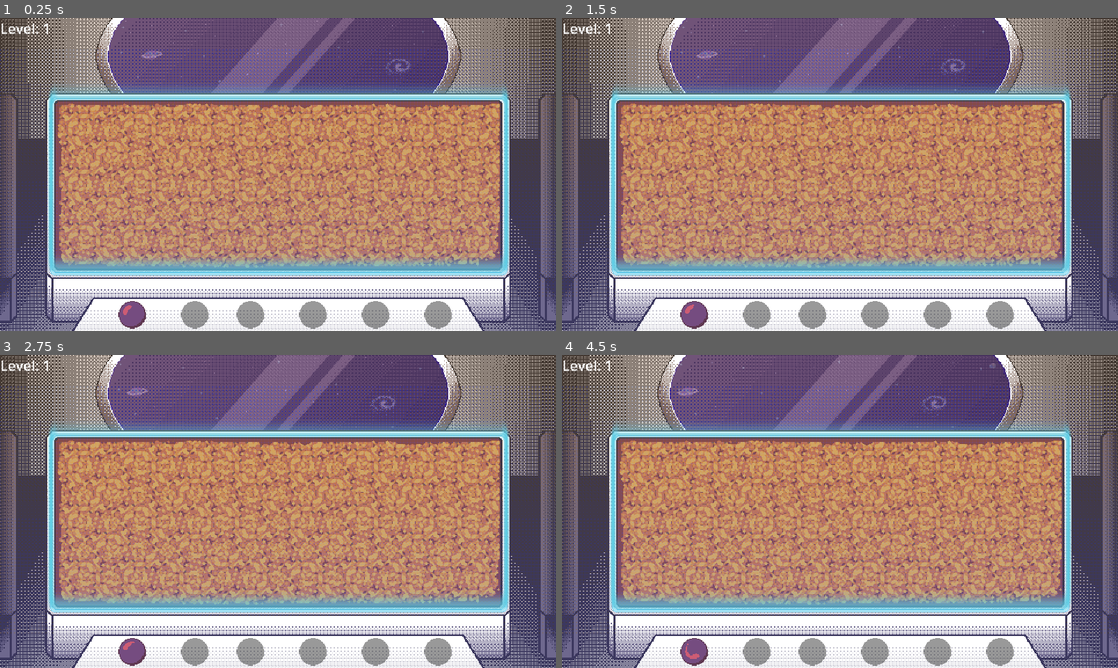
Above: before the commit, frames 1-4 (two rows, left to right).
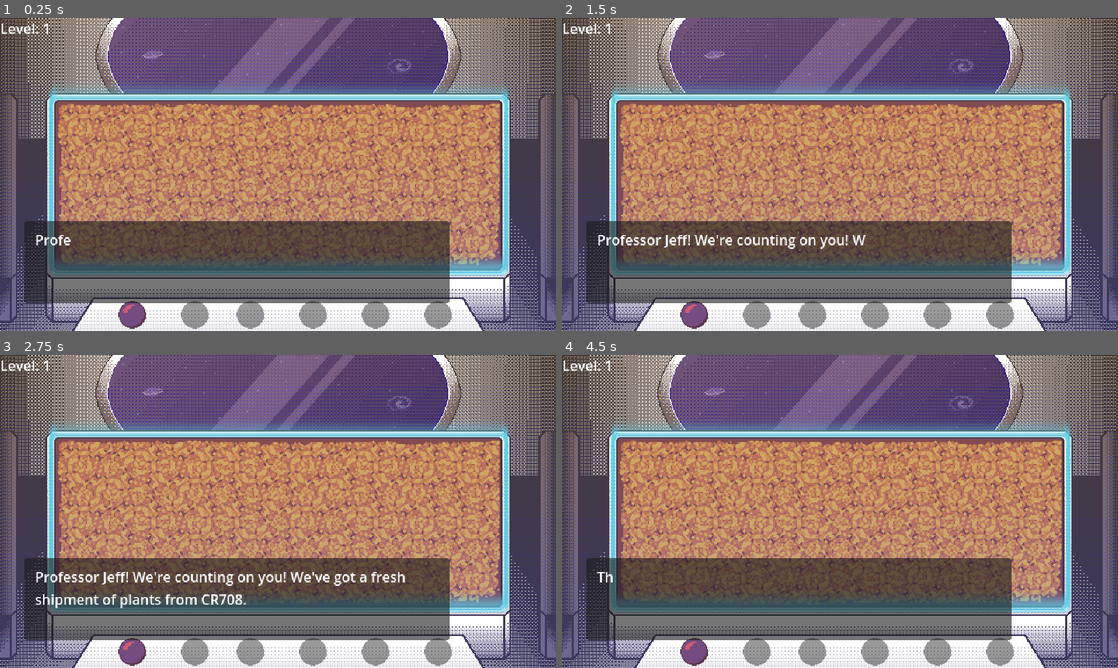
Above: after the commit, the same moments.

Repository: schnuet/ld-54-space-garden
Game: Godot game, scene res://scenes/MainScene.tscn
The game is run twice, just before and just after one commit, with the same random seed, the same clock (stepped at 60 frames per second) and the same inputs.
Inputs (mouse positions are in pixels of both pictures, inside the frame that each line leads up to):
- Up to frame 1 (0.25 s): no input
- Up to frame 2 (1.5 s): move the mouse to (695, 315) at 0.52 s; click (695, 315) at 0.67 s; move the mouse to (756, 315) at 1.27 s; click (756, 315) at 1.42 s
- Up to frame 3 (2.75 s): move the mouse to (250, 652) at 2.02 s; click (250, 652) at 2.17 s
- Up to frame 4 (4.5 s): move the mouse to (873, 652) at 2.77 s; click (873, 652) at 2.92 s; move the mouse to (940, 652) at 3.52 s; click (940, 652) at 3.67 s; move the mouse to (1001, 652) at 4.27 s; click (1001, 652) at 4.42 s

The runs differ from the first frame. In frame 1, 20% of the frame differs, in the area x 4-81%, y 10-95%; in frame 2, 20%; in frame 3, 20%; in frame 4, 20%, in the area x 4-81%, y 0-98%.

Commit message:
update

Diff:
--- a/autoload/DialogOverlay/DialogOverlay.gd
+++ b/autoload/DialogOverlay/DialogOverlay.gd
@@ -7,10 +7,14 @@
 @onready var speech_box = $Speech;
 @onready var panel = $Panel;
 
+func do_dialog(lines: Array, scene_to_pause: Node = null):
+	move_to_front();
+	if scene_to_pause:
+		scene_to_pause.process_mode = Node.PROCESS_MODE_DISABLED;
 
-func do_dialog(lines: Array):
 	panel.show();
 	speech_box.show();
+	print("visible", speech_box);
 
 	for line in lines:
 		if line.get("type") == "line":
@@ -20,6 +24,9 @@
 
 	panel.hide();
 	speech_box.hide();
+
+	if scene_to_pause:
+		scene_to_pause.process_mode = Node.PROCESS_MODE_INHERIT;
 
 func update_speech(line):
 	var texts = line.get("lines");
@@ -35,8 +42,10 @@
 
 	for text in texts:
 		print("next line!");
+		var old_text_length = len(speech_box.text);
+		if old_text_length > 0:
+			text = " " + text;
 		var new_text_length = len(text);
-		var old_text_length = len(speech_box.text);
 		var text_length = old_text_length + new_text_length;
 		speech_box.text += text;
 		tween = await get_tree().create_tween();
@@ -44,7 +53,7 @@
 		await tween.finished;
 		speech_box.visible_characters = text_length;
 		timer = get_tree().create_timer(0.3)
-		await timer.timeout
+		await timer.timeout;
 
 	timer = get_tree().create_timer(len(speech_box.text) * 0.2);
 	await timer.timeout
--- a/autoload/DialogOverlay/DialogOverlay.tscn
+++ b/autoload/DialogOverlay/DialogOverlay.tscn
@@ -1,7 +1,6 @@
-[gd_scene load_steps=5 format=3 uid="uid://cr3xssk1bdp5u"]
+[gd_scene load_steps=3 format=3 uid="uid://cr3xssk1bdp5u"]
 
 [ext_resource type="Script" path="res://autoload/DialogOverlay/DialogOverlay.gd" id="1_r3xnr"]
-[ext_resource type="FontFile" uid="uid://bby7breuoihqa" path="res://gui/DarumadropOne-Regular.ttf" id="2_e48ti"]
 
 [sub_resource type="SpriteFrames" id="SpriteFrames_ssckm"]
 animations = [{
@@ -22,15 +21,14 @@
 "speed": 5.0
 }]
 
-[sub_resource type="LabelSettings" id="LabelSettings_6w7o1"]
-font = ExtResource("2_e48ti")
-font_size = 42
-
 [node name="DialogOverlay" type="Control"]
-z_index = 5
+process_mode = 3
+z_index = 10
 layout_mode = 3
 anchors_preset = 0
 script = ExtResource("1_r3xnr")
+metadata/_edit_horizontal_guides_ = [360.0]
+metadata/_edit_vertical_guides_ = [640.0]
 
 [node name="Portrait" type="AnimatedSprite2D" parent="."]
 position = Vector2(1003, 474)
@@ -39,19 +37,17 @@
 animation = &"normal"
 
 [node name="Panel" type="Panel" parent="."]
-visible = false
 offset_left = 28.0
-offset_top = 494.0
-offset_right = 1001.0
-offset_bottom = 684.0
+offset_top = 233.0
+offset_right = 517.0
+offset_bottom = 328.0
 
 [node name="Speech" type="Label" parent="."]
-visible = false
-offset_left = 75.0
-offset_top = 524.0
-offset_right = 972.0
-offset_bottom = 654.0
-text = "We get Birdcoins for every baby! The more, the better. We have to pay our birds, after all."
-label_settings = SubResource("LabelSettings_6w7o1")
-autowrap_mode = 2
+layout_mode = 0
+offset_left = 40.0
+offset_top = 243.0
+offset_right = 503.0
+offset_bottom = 317.0
+text = "This is a standard text!"
+autowrap_mode = 3
 visible_characters_behavior = 1
--- a/scenes/MainScene.gd
+++ b/scenes/MainScene.gd
@@ -17,6 +17,9 @@
 func _on_plant_map_level_changed(level_index):
 	$LevelIndex.text = "Level: " + str(level_index + 1);
 
+	await show_level_intro(level_index);
+
+	# enable plants
 	if level_index == 1:
 		$Menu/PlantButtonStan.enable();
 		$Menu/PlantButtonJeff.enable();
@@ -42,7 +45,7 @@
 func show_level_intro(level_index):
 	match level_index:
 		0:
-			DialogOverlay.do_dialog([
+			await DialogOverlay.do_dialog([
 				{
 					"actor": "chef",
 					"type": "line",
@@ -58,5 +61,71 @@
 					"lines": [
 						"Great! I'm on my way. What do they do?"
 					]
+				},
+				{
+					"actor": "chef",
+					"type": "line",
+					"lines": [
+						"Thats the thing.",
+						"We don't know.",
+						"We don't even get to plant them all at once!",
+					]
+				},
+				{
+					"actor": "chef",
+					"type": "line",
+					"lines": [
+						"They keep canibalizing each other!",
+					]
+				},
+				{
+					"actor": "prof",
+					"type": "line",
+					"lines": [
+						"Strange.",
+						"Did you try pulling them out and putting them in again?"
+					]
+				},
+				{
+					"actor": "chef",
+					"type": "line",
+					"lines": [
+						"Well, that's YOUR job now.",
+						"Plant them all!"
+					]
+				},
+				{
+					"actor": "prof",
+					"type": "line",
+					"lines": [
+						"Okaydokay.",
+						"Let's better start slow..."
+					]
+				},
+			],
+			self);
+		1:
+			await DialogOverlay.do_dialog([
+				{
+					"actor": "prof",
+					"type": "line",
+					"lines": [
+						"Seems like this plant grows nicely if it's alone."
+					]
+				},
+				{
+					"actor": "chef",
+					"type": "line",
+					"lines": [
+						"We knew that already.",
+						"The problems start with more plants!"
+					]
+				},
+				{
+					"actor": "prof",
+					"type": "line",
+					"lines": [
+						"Let's tackle that, then."
+					]
 				}
-			]);
+			], self);
--- a/scenes/PlantMap/PlantMap.gd
+++ b/scenes/PlantMap/PlantMap.gd
@@ -69,9 +69,14 @@
 var current_level_index = 0;
 
 func _ready():
+	#start the game after a small delay
+	var timer = get_tree().create_timer(0.1).connect("timeout", start);
+
+	Game.connect("cursor_mode_changed", _on_cursor_mode_change);
+
+func start():
+	print("start");
 	emit_signal("level_changed", 0);
-
-	Game.connect("cursor_mode_changed", _on_cursor_mode_change);
 
 func _process(delta):
 		# position build cursor
Binary file changed: scenes/Plant/1 - BHi/space_garden_final_plant_1.png
Binary file changed: scenes/Plant/1 - BHi/space_garden_mid_plant_1.png
Binary file changed: scenes/Plant/1 - BHi/space_garden_sapling_plant_1.png
